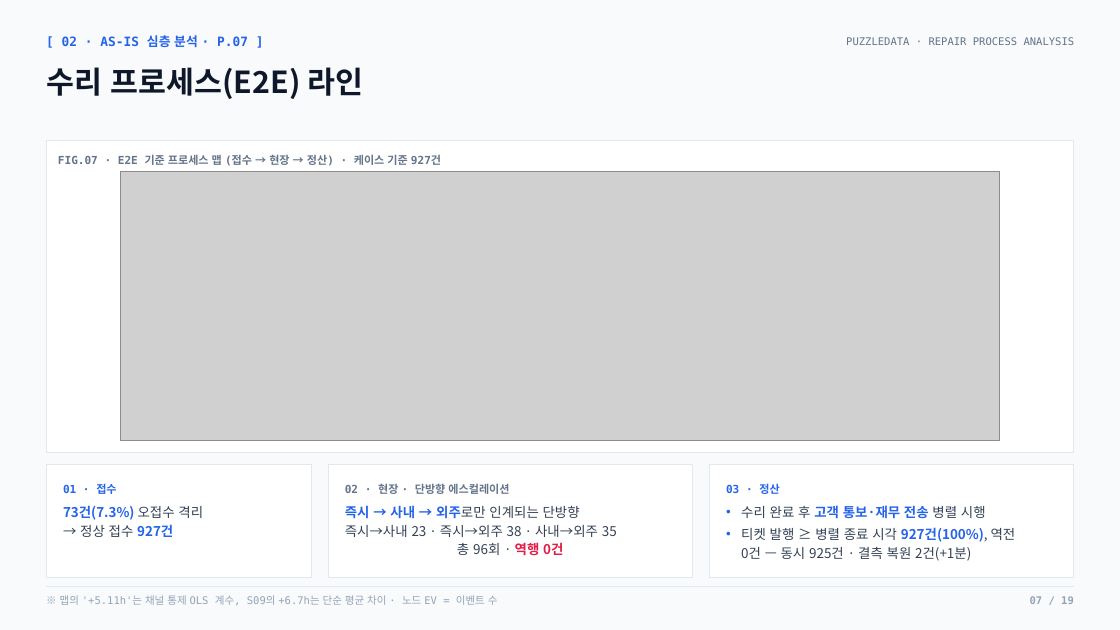
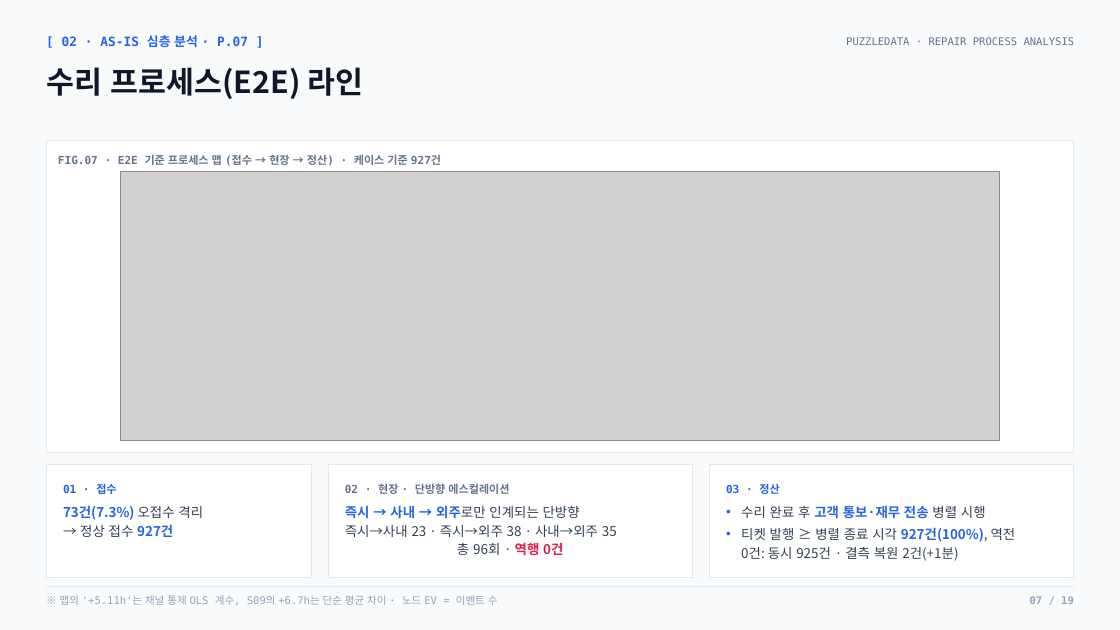
Before and after one commit to nus1245/puzzle_data, a slide deck: slide 7 of outputs/pptx/puzzledata_repair_report.pptx. Drawn at 1120x630 pixels with LibreOffice and Linux fonts; fonts in the diff are those of the drawing; grey boxes stand for pictures. Boxes give left, top, right and bottom in pixels: in the first picture for what was removed or moved away, otherwise in the second. Text is boxed around its words. In the diff, an @@ line names an element or a change of style, - is before the commit and + after.

```diff
--- a/outputs/pptx/puzzledata_repair_report.pptx
+++ b/outputs/pptx/puzzledata_repair_report.pptx
@@ text at bbox=[741, 527, 1016, 561]: text changed @@
-• 티켓 발행 ≥ 병렬 종료 시각 927건(100%), 역전
-  0건 — 동시 925건 · 결측 복원 2건(+1분)
+• 티켓 발행 ≥ 병렬 종료 시각 927건(100%), 역전
+  0건: 동시 925건 · 결측 복원 2건(+1분)
```
Also in this commit, not shown: 6 other slides changed, 3 other files.
